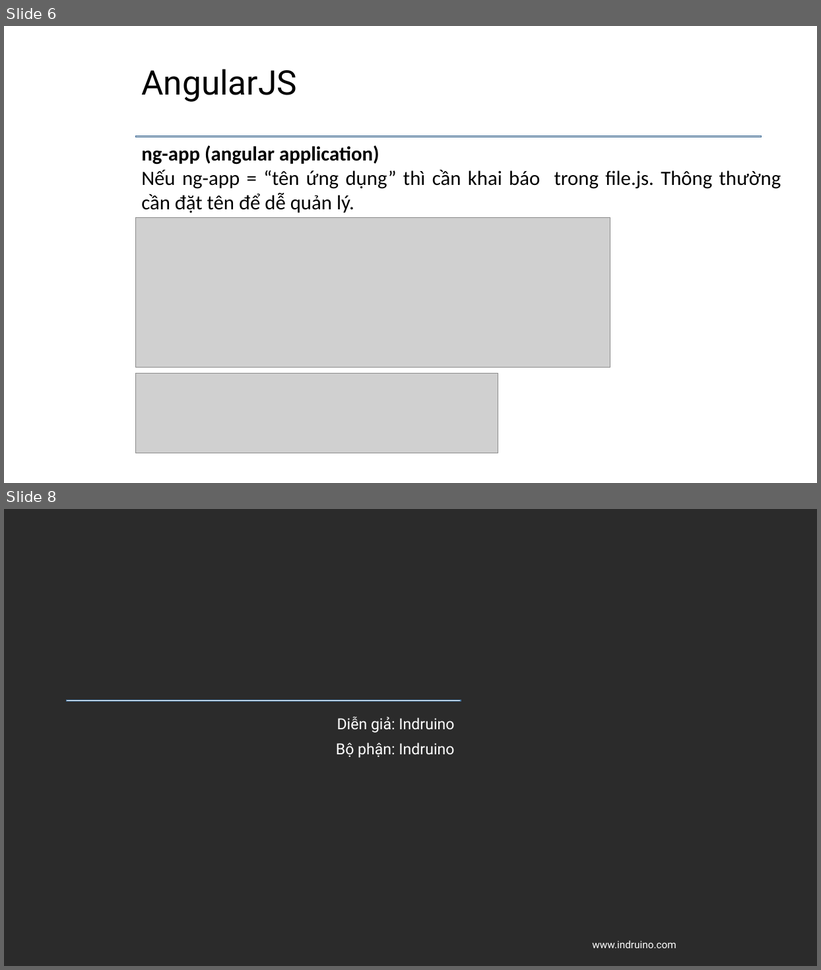
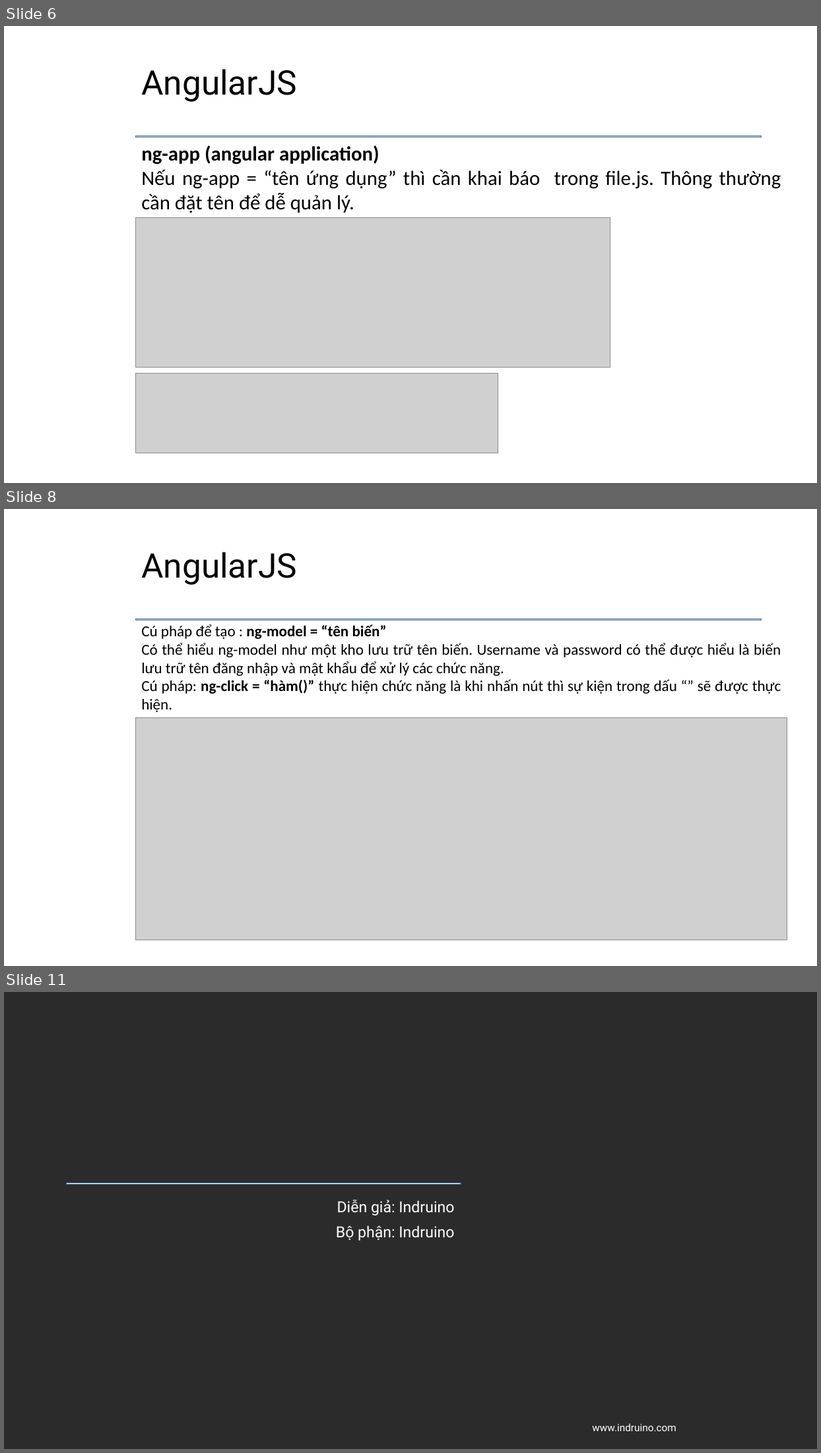
Before and after one commit to daotuyen9244/Indruino-Iot-Project, a slide deck: FW/Minh/Task4/Task4 - Minh.pptx. Shown one above the other, each under a label of ours: slides 6 and 8 before the commit, slides 6, 8 and 11 after it; the slides between them are not shown. The pictures are 821x970 and 821x1453 pixels, drawn with LibreOffice and Linux fonts; fonts in the diff are those of the drawing; grey boxes stand for pictures; background and template pictures are left out; a plain dark background stands for a picture behind light text. Boxes give left, top, right and bottom in pixels: in the first picture for what was removed or moved away, otherwise in the second. Text is boxed around its words. In the diff, an @@ line names an element or a change of style, - is before the commit and + after.

Commit message:
Update PPT

```diff
--- a/FW/Minh/Task4/Task4 - Minh.pptx
+++ b/FW/Minh/Task4/Task4 - Minh.pptx
@@ slide 8 added at (4,509,817,966), background #FFFFFF; not listed: 1 template element that a slide beside it also shows @@
@@ title added at (141,552,296,585), 40 pt, text #000000 @@
+AngularJS
@@ text added at (141,625,781,712), 18 pt, text #000000 @@
+Cú pháp để tạo : ng-model = “tên biến”
+Có thể hiểu ng-model như một kho lưu trữ tên biến. Username và password có thể được hiểu là biến lưu trữ tên đăng nhập và mật khẩu để xử lý các chức năng.
+Cú pháp: ng-click = “hàm()” thực hiện chức năng là khi nhấn nút thì sự kiện trong dấu “” sẽ được thực hiện.
@@ picture added at (136,718,787,940) @@
@@ what was slide 8 is now slide 11 @@
```
Also in this commit, not shown: 2 other slides added.
